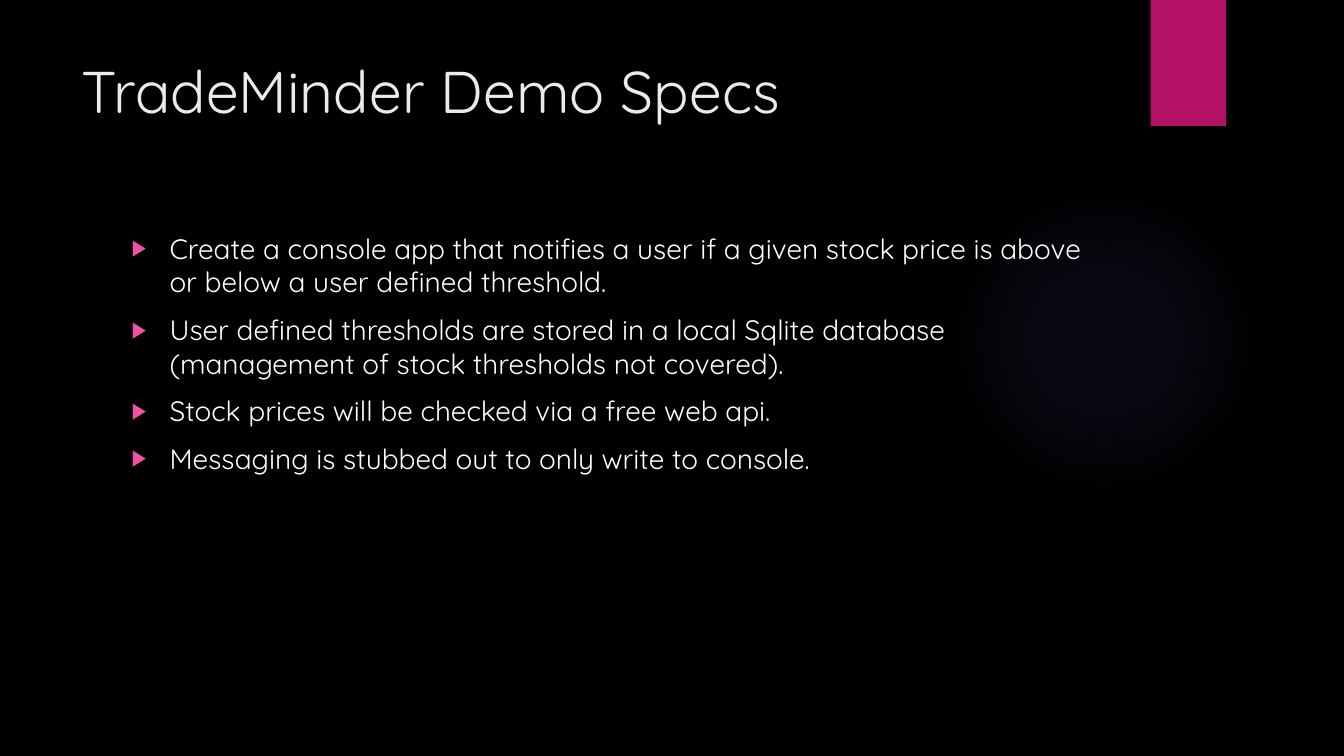
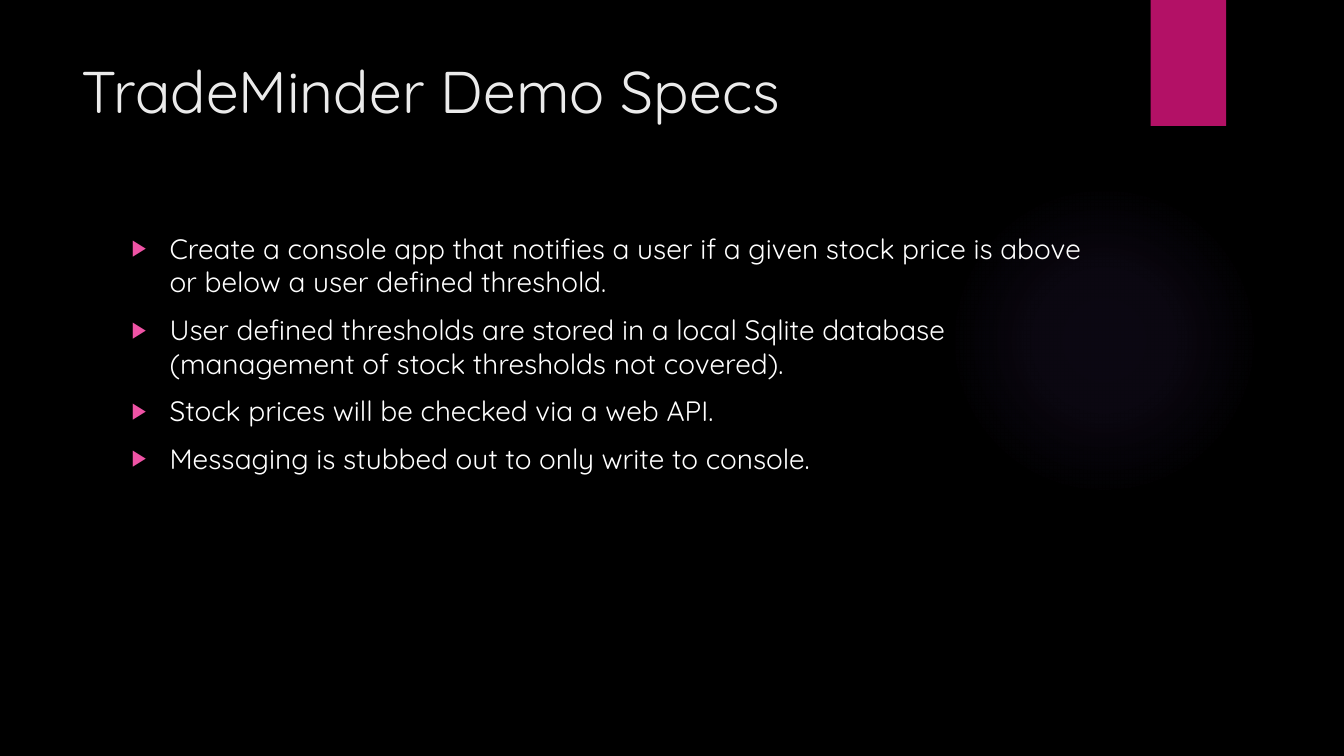
Before and after one commit to JordanMarr/TradeMinderFSharp, a slide deck: slide 3 of TradeMinder F# - C#.pptx. Drawn at 1344x756 pixels with LibreOffice and Linux fonts; fonts in the diff are those of the drawing; background and template pictures are left out. Boxes give left, top, right and bottom in pixels: in the first picture for what was removed or moved away, otherwise in the second. Text is boxed around its words. In the diff, an @@ line names an element or a change of style, - is before the commit and + after.

```diff
--- a/TradeMinder F# - C#.pptx
+++ b/TradeMinder F# - C#.pptx
@@ text at (170, 400, 714, 427): text changed @@
-▶ Stock prices will be checked via a free web api.
+▶ Stock prices will be checked via a web API.
```
Also in this commit, not shown: 15 other slides changed, 1 slide added, 1 slide removed.
